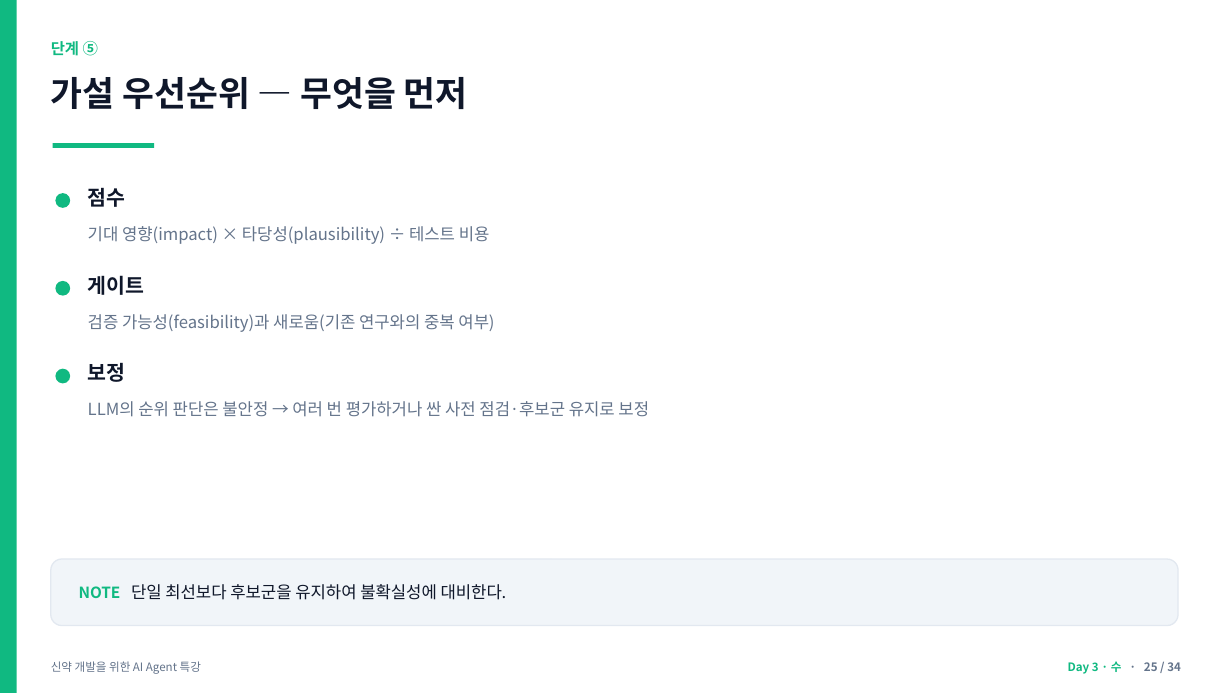
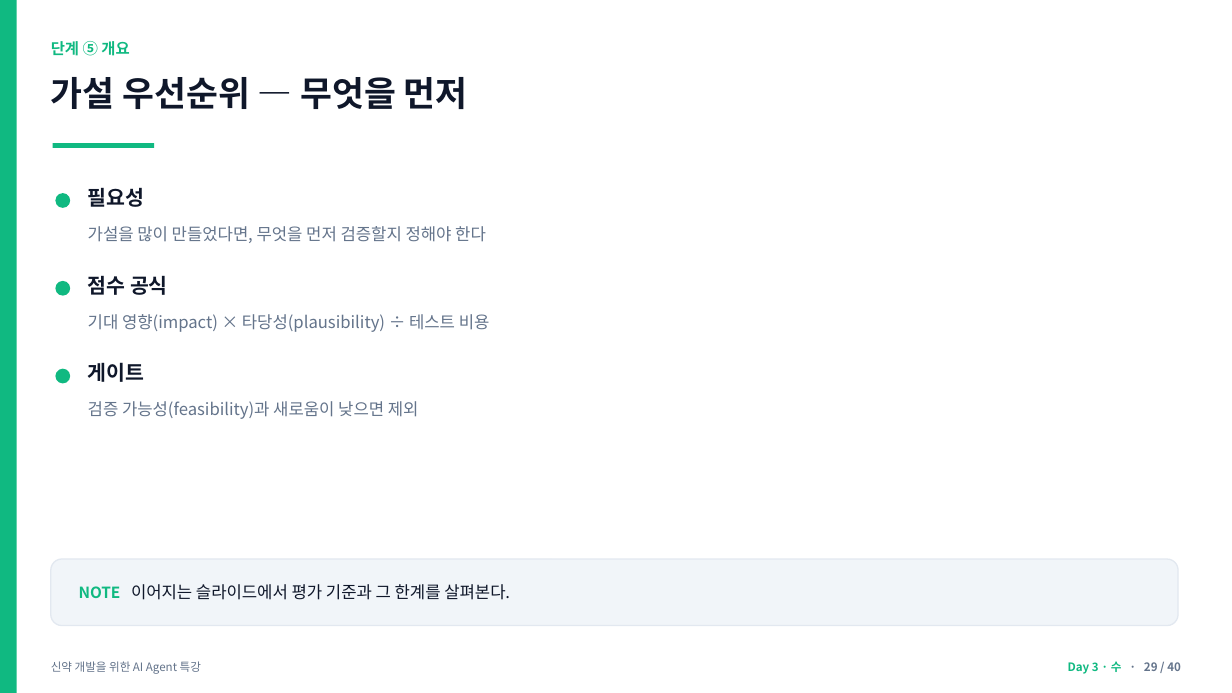
Before and after one commit to jyshin-22/wku-ai-agent-program, a slide deck: slide 29 of slides/day3.pptx (slide 25 before the commit). Drawn at 1232x693 pixels with LibreOffice and Linux fonts; fonts in the diff are those of the drawing. Boxes give left, top, right and bottom in pixels: in the first picture for what was removed or moved away, otherwise in the second. Text is boxed around its words. In the diff, an @@ line names an element or a change of style, - is before the commit and + after.

```diff
--- a/slides/day3.pptx
+++ b/slides/day3.pptx
@@ text at <box>51,41,129,56</box>: text changed @@
-단계 ⑤
+단계 ⑤ 개요
@@ text at <box>88,187,145,207</box>: text changed @@
-점수
+필요성
@@ text added at <box>88,226,486,243</box>, 13 pt, text #64748B @@
+가설을 많이 만들었다면, 무엇을 먼저 검증할지 정해야 한다
@@ text added at <box>88,275,168,295</box>, 16 pt, text #0F172A, bold @@
+점수 공식
@@ text "기대 영향(impact) × 타당성(plausibility) ÷ ...": place and size @@
-text "기대 영향(impact) × 타당성(plausibility) ÷ ..." at <box>88,226,490,244</box>
+text "기대 영향(impact) × 타당성(plausibility) ÷ ..." at <box>88,314,490,332</box>
@@ text removed at <box>88,314,494,332</box> @@
-검증 가능성(feasibility)과 새로움(기존 연구와의 중복 여부)
@@ text "게이트": place and size @@
-text "게이트" at <box>88,275,145,295</box>
+text "게이트" at <box>88,362,145,382</box>
@@ text removed at <box>88,362,126,382</box> @@
-보정
@@ text at <box>88,401,419,419</box>: text changed @@
-LLM의 순위 판단은 불안정 → 여러 번 평가하거나 싼 사전 점검·후보군 유지로 보정
+검증 가능성(feasibility)과 새로움이 낮으면 제외
@@ text at <box>79,584,510,600</box>: text changed @@
-NOTE 단일 최선보다 후보군을 유지하여 불확실성에 대비한다.
+NOTE 이어지는 슬라이드에서 평가 기준과 그 한계를 살펴본다.
@@ text at <box>1068,661,1181,674</box>: text changed @@
-Day 3 · 수 · 25 / 34
+Day 3 · 수 · 29 / 40
```
Also in this commit, not shown: 33 other slides changed, 6 slides added, 6 other files.
